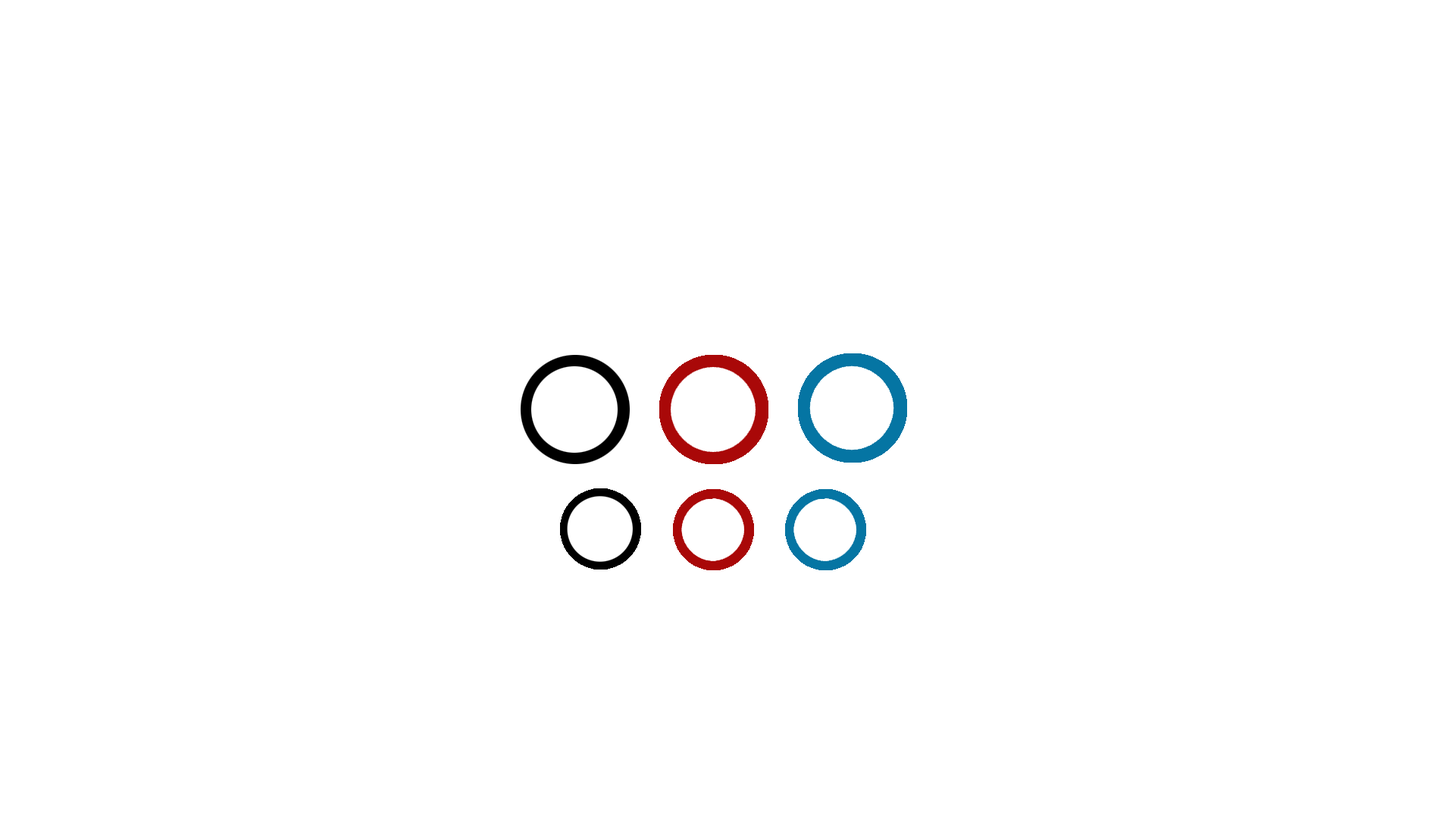
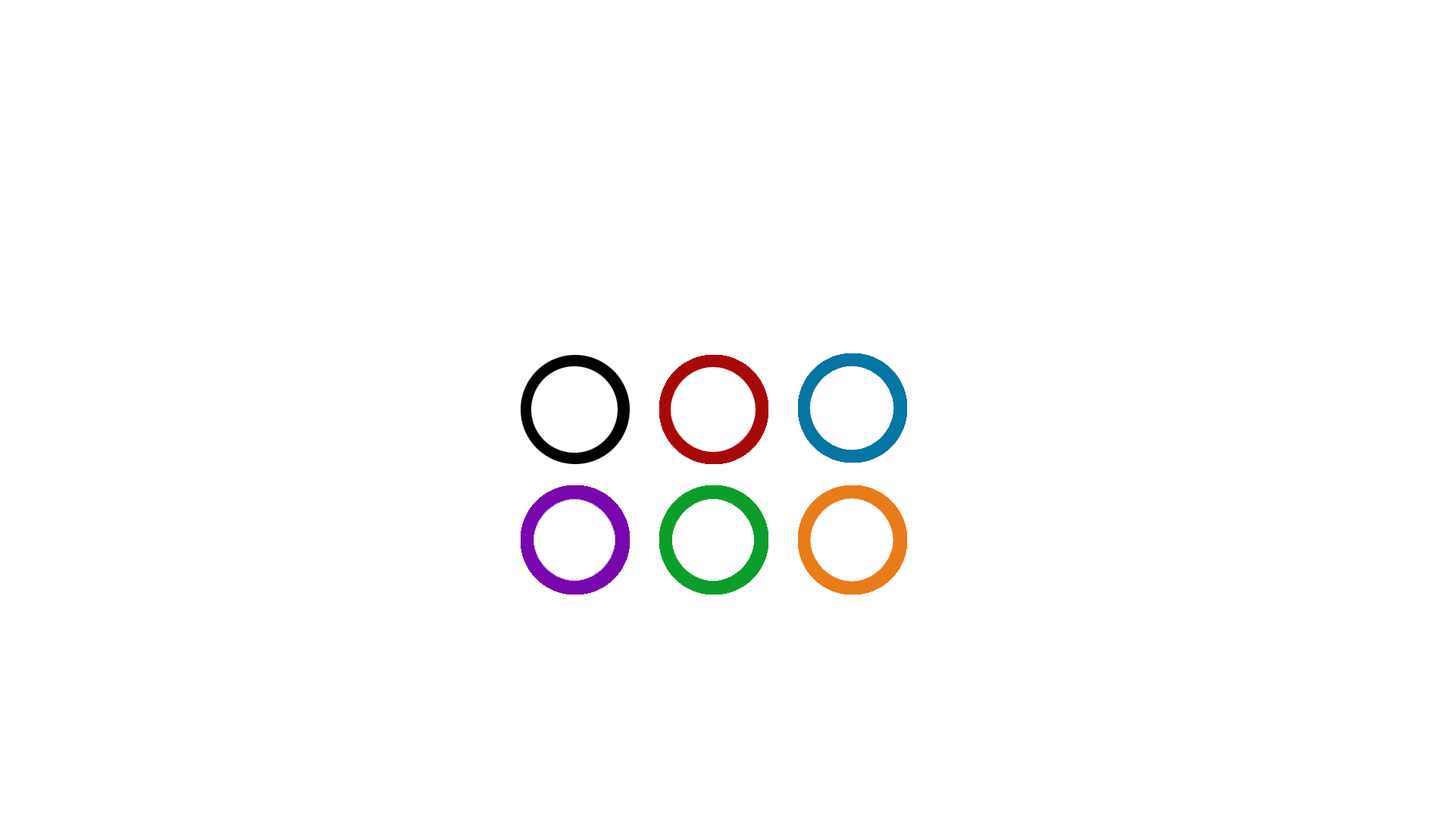
Revision of a layered 1455×819 image; what changed, layer by layer:
hid "小蓝" over [785, 488, 867, 571]
hid "小红" over [673, 488, 755, 571]
hid "小黑" over [559, 487, 642, 571]
added layer "社交" in group "选项" over [520, 485, 630, 595]
added layer "恢复" in group "选项" over [659, 485, 769, 595]
added layer "生活" in group "选项" over [798, 485, 908, 595]
